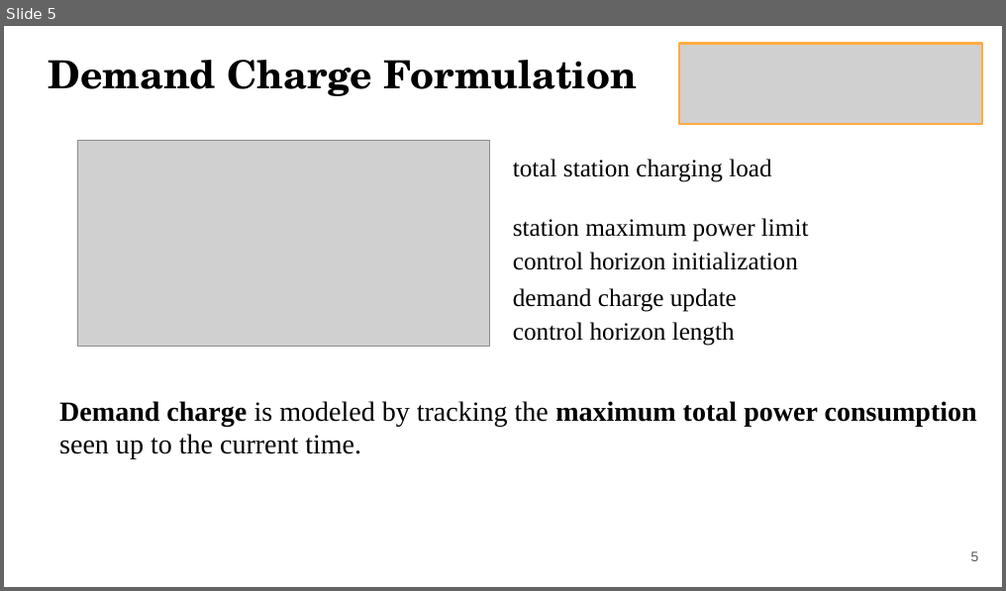
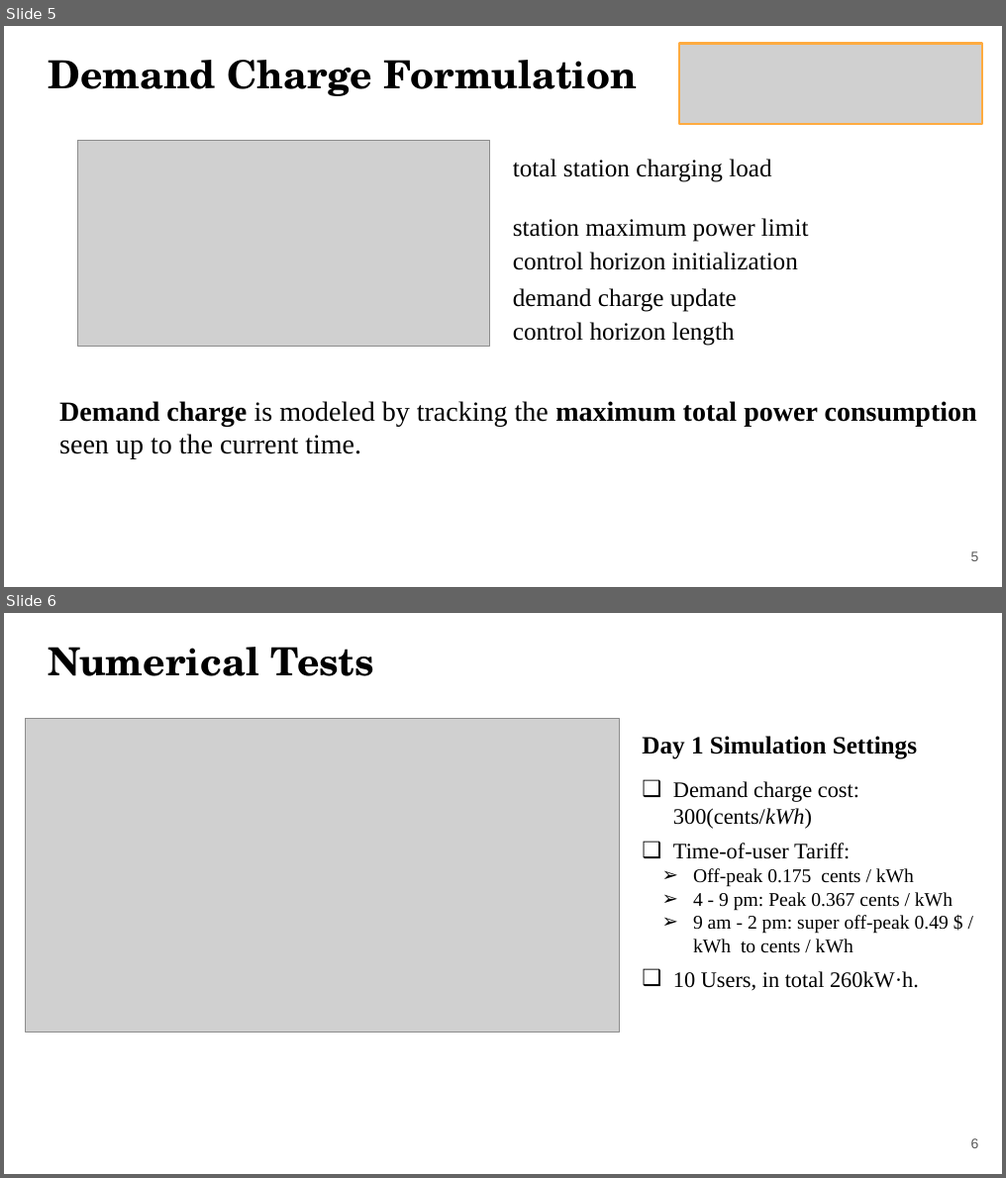
Before and after one commit to daryadarvish-ev/pev-digital-twin, a slide deck: quarterly-review/SlrpEV-Quarterly-2022.pptx. Shown one above the other, each under a label of ours: slide 5 before the commit, slides 5 and 6 after it. The pictures are 1006x591 and 1006x1178 pixels, drawn with LibreOffice and Linux fonts; fonts in the diff are those of the drawing; grey boxes stand for pictures; background and template pictures are left out. Boxes give left, top, right and bottom in pixels: in the first picture for what was removed or moved away, otherwise in the second. Text is boxed around its words. In the diff, an @@ line names an element or a change of style, - is before the commit and + after.

```diff
--- a/quarterly-review/SlrpEV-Quarterly-2022.pptx
+++ b/quarterly-review/SlrpEV-Quarterly-2022.pptx
@@ slide 6 added at (4,613,1002,1174), background picture (left out) @@
@@ title added at (48,647,374,676), 28 pt, text #000000, bold @@
+Numerical Tests
@@ picture added at (26,719,620,1032) @@
@@ text added at (642,736,952,991), 14 pt, text #000000 @@
+Day 1 Simulation Settings
+❑ Demand charge cost: 300(cents/kWh)
+❑ Time-of-user Tariff:
+              ➢ Off-peak 0.175 cents / kWh
+              ➢ 4 - 9 pm: Peak 0.367 cents / kWh
+              ➢ 9 am - 2 pm: super off-peak 0.49 $ / kWh to cents / kWh
+        ❑ 10 Users, in total 260kW·h.
@@ page number added at (971,1139,979,1149), 10 pt, text #595959 @@
+6
```
Also in this commit, not shown: 2 other slides added.
